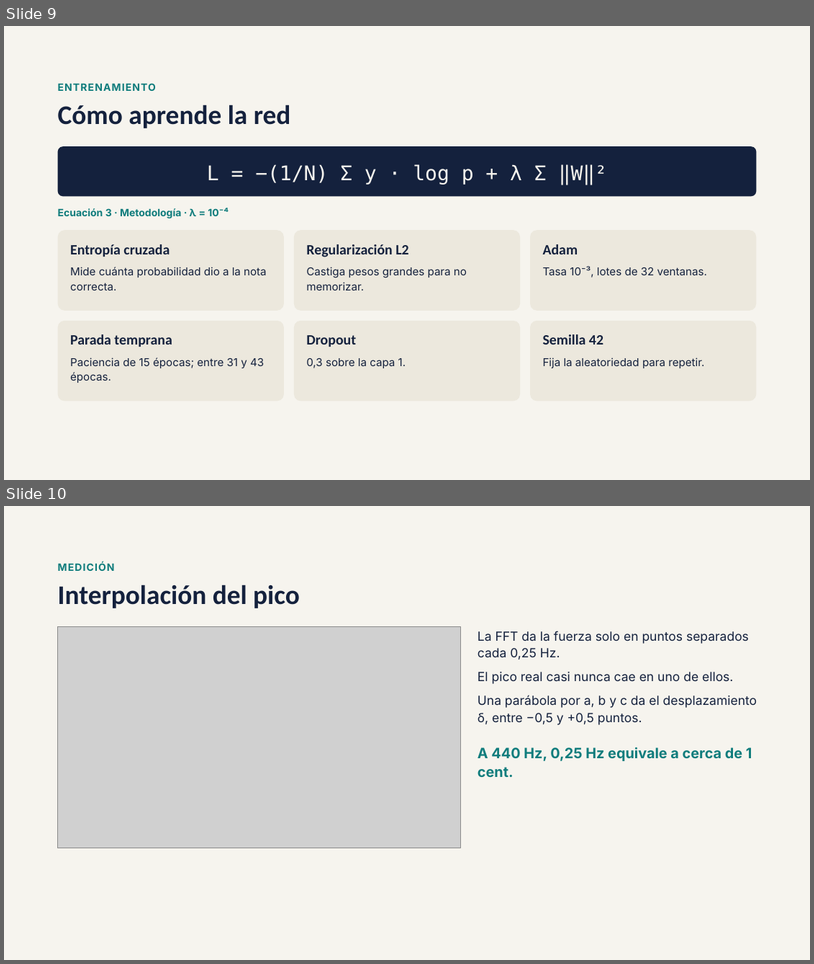
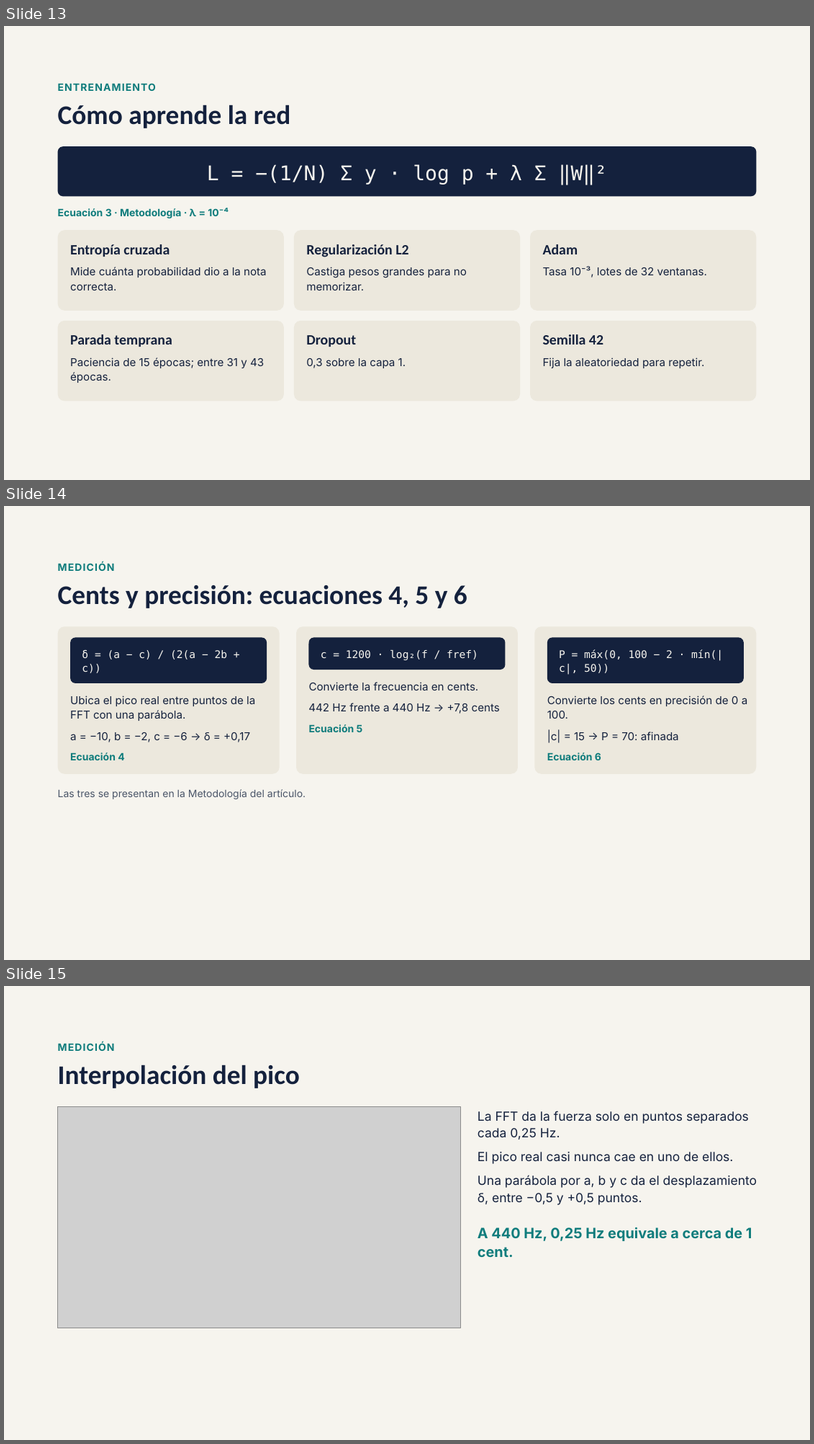
Before and after one commit to belenmejia07/ModeloAfinador, a slide deck: docs/Afinador_Violin_IA_fase2.pptx. Shown one above the other, each under a label of ours: slides 9 and 10 before the commit, slides 13, 14 and 15 after it. The pictures are 814x964 and 814x1444 pixels, drawn with LibreOffice and Linux fonts; fonts in the diff are those of the drawing; grey boxes stand for pictures. Boxes give left, top, right and bottom in pixels: in the first picture for what was removed or moved away, otherwise in the second. Text is boxed around its words. In the diff, an @@ line names an element or a change of style, - is before the commit and + after.

```diff
--- a/docs/Afinador_Violin_IA_fase2.pptx
+++ b/docs/Afinador_Violin_IA_fase2.pptx
@@ slide 14 added at (4,506,810,960), background #F6F4EE @@
@@ text added at (58,562,115,571), 12 pt, text #0F7C7C, bold @@
+MEDICIÓN
@@ title added at (58,585,468,608), 32 pt, text #14213D, bold @@
+Cents y precisión: ecuaciones 4, 5 y 6
@@ rounded rectangle added at (58,626,280,773), fill #ECE8DD @@
@@ rounded rectangle added at (296,626,518,773), fill #ECE8DD @@
@@ rounded rectangle added at (535,626,757,773), fill #ECE8DD @@
@@ rounded rectangle added at (70,637,267,683), fill #14213D, 12.5 pt, text #F6F4EE @@
+δ = (a − c) / (2(a − 2b + c))
@@ rounded rectangle added at (309,637,506,669), fill #14213D, 12.5 pt, text #F6F4EE @@
+c = 1200 · log₂(f / fref)
@@ rounded rectangle added at (548,637,744,683), fill #14213D, 12.5 pt, text #F6F4EE @@
+P = máx(0, 100 − 2 · mín(|c|, 50))
@@ text added at (70,695,255,721), 13 pt, text #14213D @@
+Ubica el pico real entre puntos de la FFT con una parábola.
@@ text added at (309,682,479,690), 13 pt, text #14213D @@
+Convierte la frecuencia en cents.
@@ text added at (548,695,748,718), 13 pt, text #14213D @@
+Convierte los cents en precisión de 0 a 100.
@@ text added at (309,703,500,713), 13 pt, text #14213D @@
+442 Hz frente a 440 Hz → +7,8 cents
@@ text added at (70,732,250,742), 13 pt, text #14213D @@
+a = −10, b = −2, c = −6 → δ = +0,17
@@ text added at (309,724,363,732), 12 pt, text #0F7C7C, bold @@
+Ecuación 5
@@ text added at (548,731,679,743), 13 pt, text #14213D @@
+|c| = 15 → P = 70: afinada
@@ text added at (70,752,124,760), 12 pt, text #0F7C7C, bold @@
+Ecuación 4
@@ text added at (548,752,602,760), 12 pt, text #0F7C7C, bold @@
+Ecuación 6
@@ text added at (58,789,306,799), 12 pt, text #4A5568 @@
+Las tres se presentan en la Metodología del artículo.
@@ what was slide 9 is now slide 13 @@
@@ what was slide 10 is now slide 15 @@
```
Also in this commit, not shown: 3 slides changed, 4 other slides added, 4 other files.
